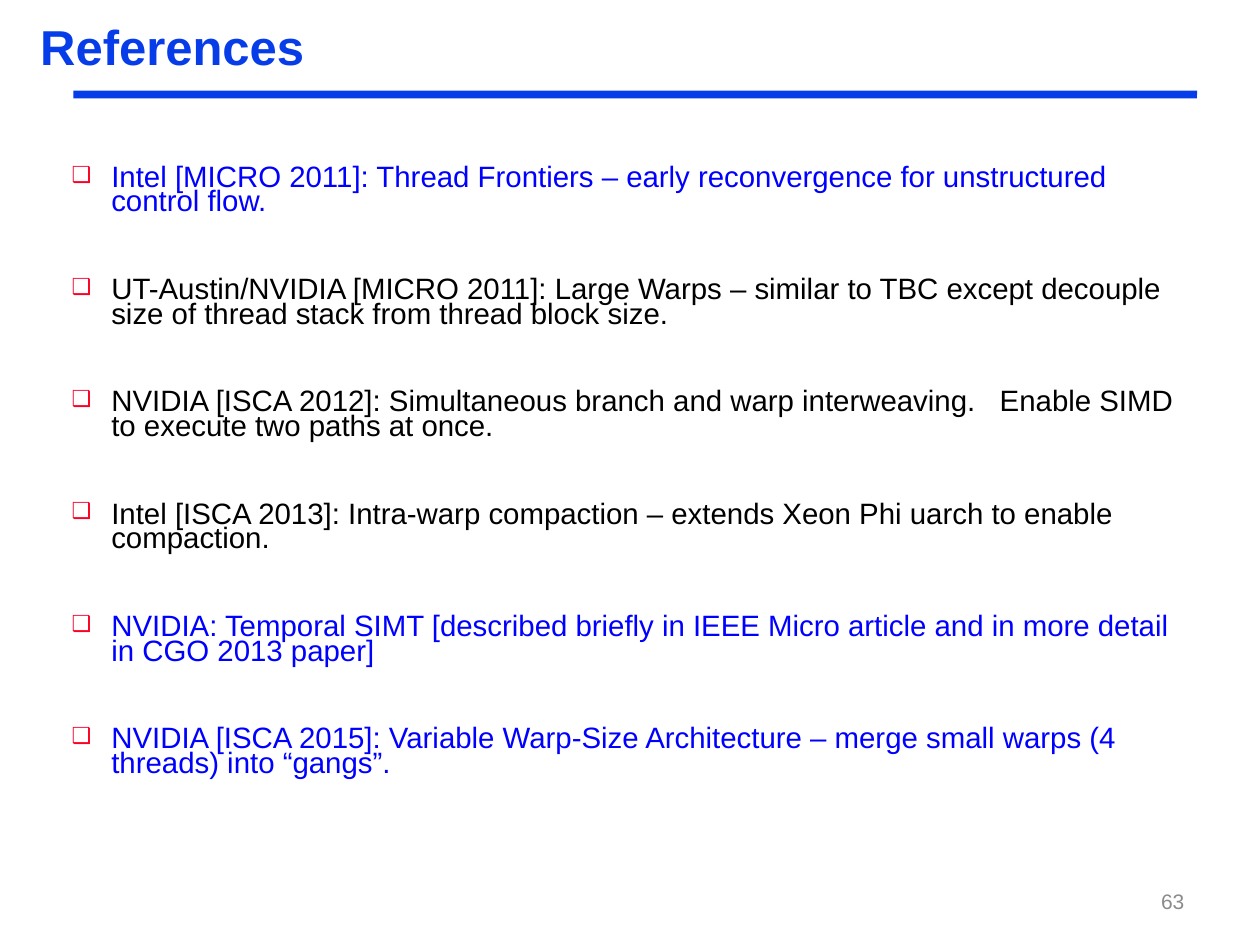
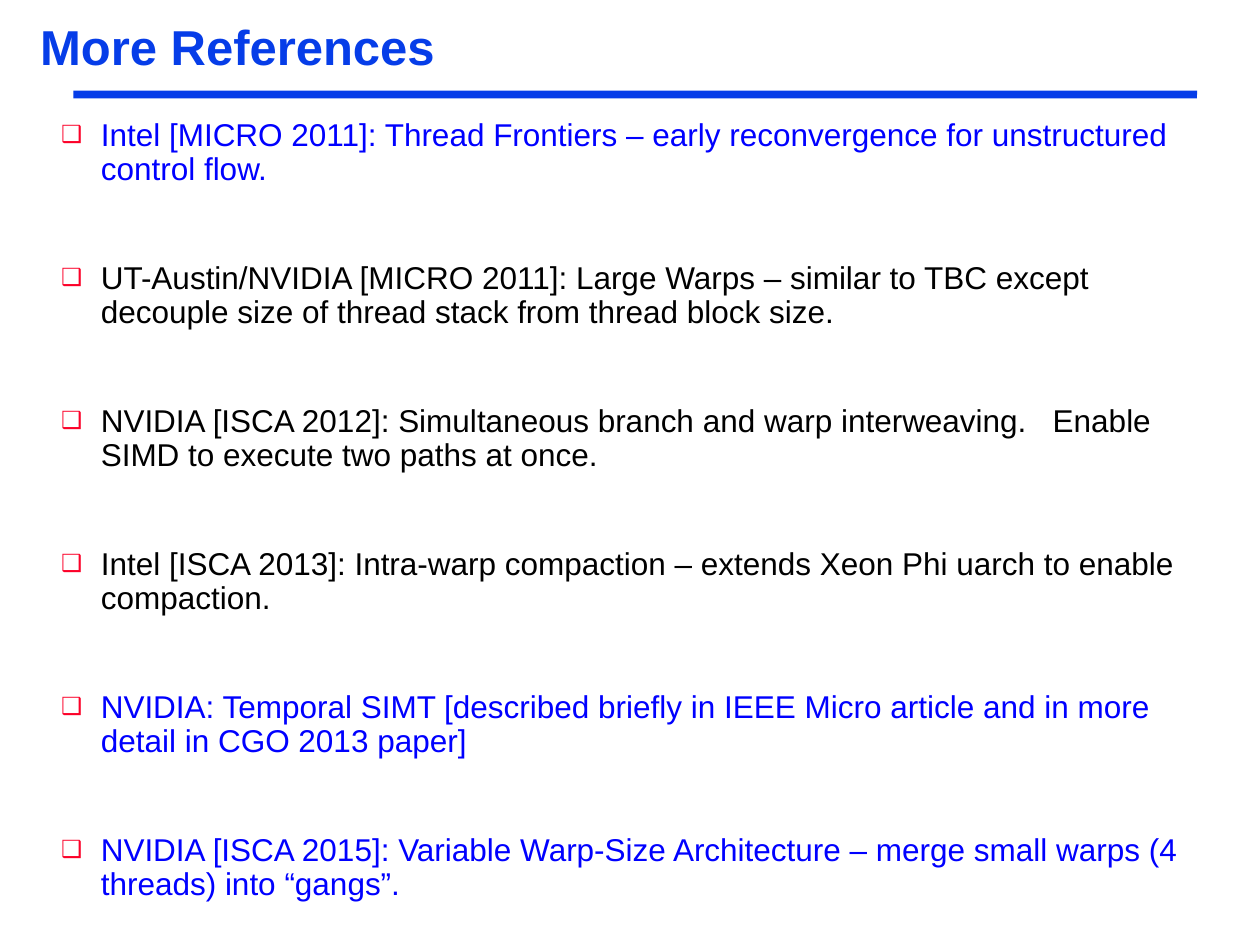
Before and after one commit to adwaitjog/adwaitjog.github.io, a slide deck: slide 53 of teach/acaces2018/acaces-2018-slides-lecture-3.pptx (slide 63 before the commit). Drawn at 1260x945 pixels with LibreOffice and Linux fonts; fonts in the diff are those of the drawing. Boxes give left, top, right and bottom in pixels: in the first picture for what was removed or moved away, otherwise in the second. Text is boxed around its words. In the diff, an @@ line names an element or a change of style, - is before the commit and + after.

```diff
--- a/teach/acaces2018/acaces-2018-slides-lecture-3.pptx
+++ b/teach/acaces2018/acaces-2018-slides-lecture-3.pptx
@@ title at <box>40,29,435,66</box>: text changed @@
-References
+More References
@@ text "Intel [MICRO 2011]: Thread Frontiers ...": place and size @@
-text "Intel [MICRO 2011]: Thread Frontiers ..." at <box>111,165,1172,779</box>
+text "Intel [MICRO 2011]: Thread Frontiers ..." at <box>101,123,1177,901</box>
@@ text "Intel [MICRO 2011]: Thread Frontiers ..." at <box>101,123,1177,901</box>: size 16.8 to 18 pt; line spacing 0.7 to 0.9 @@
@@ page number removed at <box>1161,894,1184,909</box> @@
-63
```
Also in this commit, not shown: 26 other slides changed, 10 slides removed, 20 other files.
